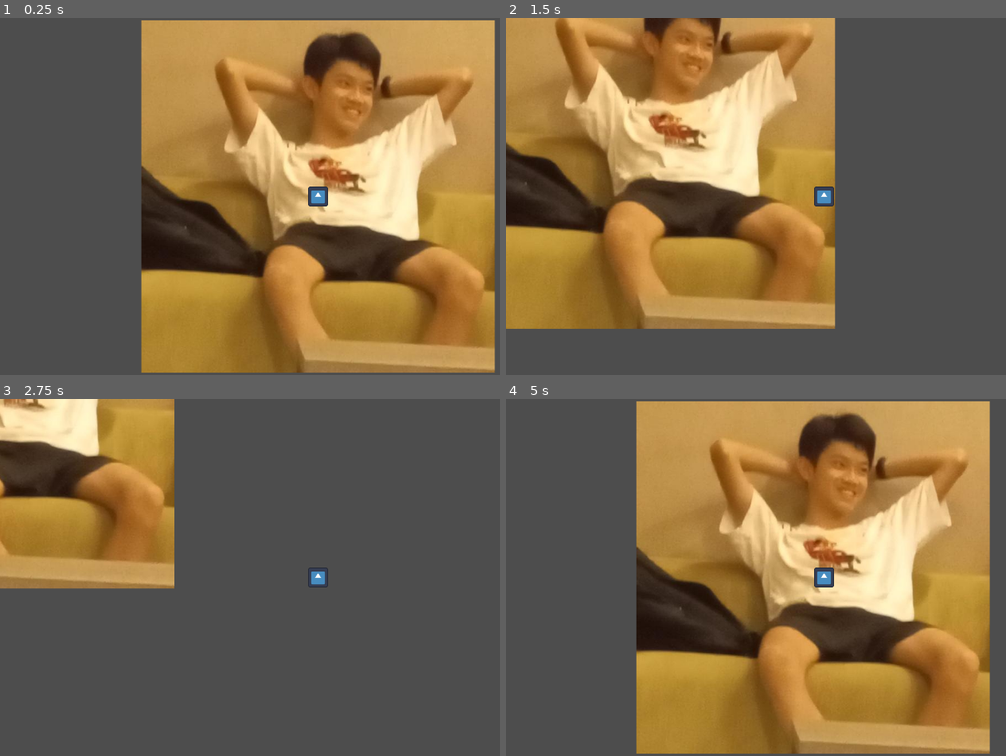
Above: before the commit, frames 1-4 (two rows, left to right).
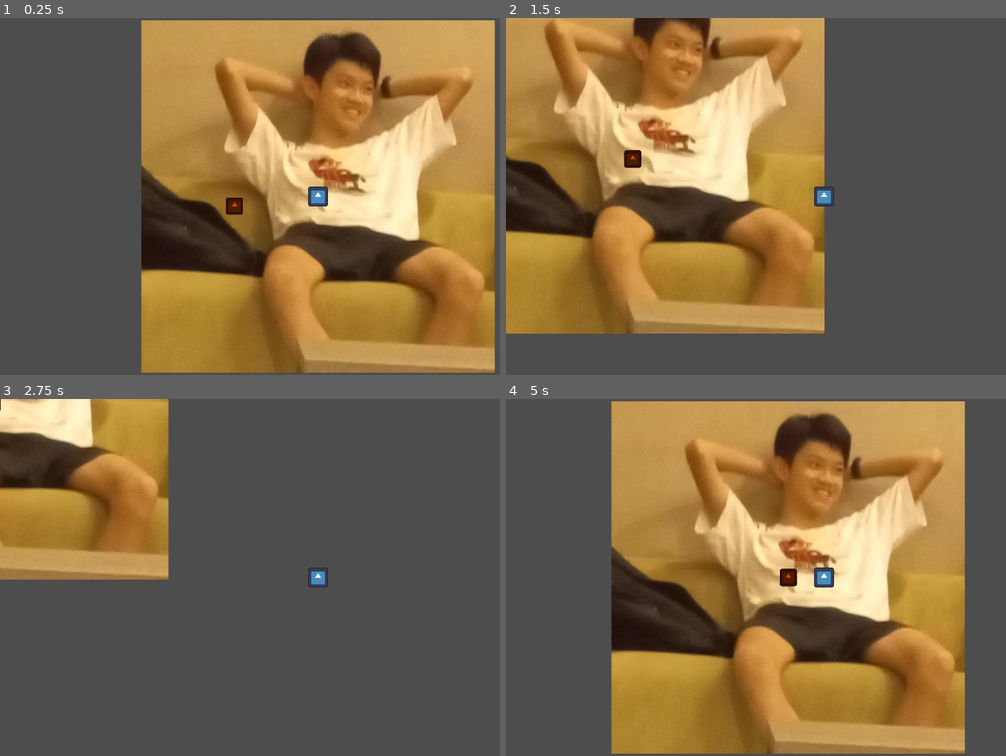
Above: after the commit, the same moments.

Repository: Darr3n2GG/guns
Game: Godot game, scene res://Worlds/movement_test.tscn
The game is run twice, just before and just after one commit, with the same random seed, the same clock (stepped at 60 frames per second) and the same inputs. The project has no main scene, so this scene is started directly. The engine's default icon, where the game draws it, is replaced by a stand-in: a white triangle on a blue panel in a dark square.
Inputs:
- Up to frame 1 (0.25 s): no input
- Up to frame 2 (1.5 s): hold D (move_right) 0.53-1.28 s; hold S (move_down) from 1.28 s (still down)
- Up to frame 3 (2.75 s): release S (move_down) at 2.03 s; hold D (move_right) from 2.03 s (still down)
- Up to frame 4 (5 s): release D (move_right) at 2.78 s; hold W (move_up) 2.78-3.53 s; hold A (move_left) from 3.53 s (still down)

The runs differ from the first frame. In frame 1, 0.2% of the frame differs, in the area x 45-49%, y 50-56%; in frame 2, 20%; in frame 3, 5.8%; in frame 4, 35%, in the area x 21-97%, y 0-100%.
Error after the commit: Invalid access to property or key 'global_position' on a base object of type 'null instance'. (res://Resources/Global.gd:6)

Commit message:
added enemy test and components
-added health,hitbox and hurtbox components
-added enemy test

Diff:
--- /dev/null
+++ b/Characters/Enemy/Enemy.gd
@@ -0,0 +1,6 @@
+extends Sprite2D
+
+@export var SPEED = 100
+
+func _physics_process(delta: float) -> void:
+	global_position = global_position.move_toward(Global.player_pos , delta * SPEED)
--- /dev/null
+++ b/Characters/Enemy/enemy.tscn
@@ -0,0 +1,20 @@
+[gd_scene load_steps=4 format=3 uid="uid://coh8mkkhugwh5"]
+
+[ext_resource type="Texture2D" uid="uid://borr41by1trmb" path="res://icon.svg" id="1_ip7t2"]
+[ext_resource type="Script" path="res://Characters/Enemy/Enemy.gd" id="2_skerx"]
+
+[sub_resource type="RectangleShape2D" id="RectangleShape2D_lb8fa"]
+size = Vector2(128, 129)
+
+[node name="Enemy" type="Sprite2D"]
+modulate = Color(1, 0.223529, 0, 1)
+position = Vector2(-176, 20)
+scale = Vector2(0.24363, 0.24363)
+texture = ExtResource("1_ip7t2")
+script = ExtResource("2_skerx")
+
+[node name="Area2D" type="Area2D" parent="."]
+
+[node name="CollisionShape2D" type="CollisionShape2D" parent="Area2D"]
+position = Vector2(0, -0.5)
+shape = SubResource("RectangleShape2D_lb8fa")
--- a/Characters/Player/Player.gd
+++ b/Characters/Player/Player.gd
@@ -1,10 +1,10 @@
 extends CharacterBody2D
 
 
-@export var SPEED = 400.0
-@export var FRICTION = 800.0
+@export var max_speed = 400.0
+@export var acceleration = 10000.0
+@export var friction = 800.0
 var projectile : PackedScene = preload("res://Characters/Player/Water Droplet/water_droplet.tscn")
-var shoot_direction_value : Vector2
 
 
 func get_input(left, right, up, down):
@@ -14,12 +14,13 @@
 func _physics_process(delta):
 	var input = get_input("move_left", "move_right", "move_up", "move_down")
 	if input == Vector2.ZERO:
-		if velocity.length() > FRICTION * delta:
-			velocity -= velocity.normalized() * FRICTION * delta
+		if velocity.length() > friction * delta:
+			velocity -= velocity.normalized() * friction * delta
 		else:
 			velocity = Vector2.ZERO
 	else:
-		velocity = input * SPEED
+		velocity += input * acceleration * delta
+		velocity = velocity.limit_length(max_speed)
 
 	var shoot_input = get_input("shoot_left", "shoot_right", "shoot_up", "shoot_down")
 	if $Timer.is_stopped() and shoot_input != Vector2.ZERO:
--- a/Characters/Player/Water Droplet/water_droplet.tscn
+++ b/Characters/Player/Water Droplet/water_droplet.tscn
@@ -1,7 +1,7 @@
 [gd_scene load_steps=4 format=3 uid="uid://bq64s2q1q0q3d"]
 
 [ext_resource type="Texture2D" uid="uid://b6fonu25c3the" path="res://Characters/Player/Water Droplet/water droplet.png" id="1_k8226"]
-[ext_resource type="Script" path="res://Worlds/WaterDroplet.gd" id="2_q1tli"]
+[ext_resource type="Script" path="res://Characters/Player/Water Droplet/WaterDroplet.gd" id="2_q1tli"]
 
 [sub_resource type="CircleShape2D" id="CircleShape2D_mjboh"]
 
--- /dev/null
+++ b/Resources/Attack.gd
@@ -0,0 +1,6 @@
+extends Node
+
+class_name Attack
+
+var Attack_Damage : float
+var Attack_Knockback : float
--- /dev/null
+++ b/Resources/Component/Health Component.gd
@@ -0,0 +1,29 @@
+extends Node
+class_name Health
+
+@export var MaxHealth: float = 10
+var health : float
+var can_damaged: bool = true
+
+func _ready():
+	Set_Health()
+
+func Set_Health():
+	health = MaxHealth
+
+func damage(attack : Attack, creature : Object) -> void:
+	var parent = get_parent()
+	if parent.get_groups() == ["enemy"]:
+		print("enemy spotted")
+
+	health -= attack.Attack_Damage
+
+	#if parent is player:
+		#parent.knockback += attack.knockback
+	#elif parent is Barrel or parent is BarrelE:
+		#parent.apply_central_impulse(attack.knockback * 100) #knockback func
+	#elif parent.get_groups() == ["enemy"]:
+		#parent.velocity += attack.knockback
+
+	if health <= 0:
+		get_parent().die()
--- /dev/null
+++ b/Resources/Component/HitboxComponent.gd
@@ -0,0 +1,8 @@
+extends Area2D
+class_name Hitbox
+
+@export var hc : Health
+
+func damage(attack : Attack, creature : Object) -> void:
+	if hc:
+		hc.damage(attack, creature)
--- /dev/null
+++ b/Resources/Component/Hurtbox_Component.gd
@@ -0,0 +1,45 @@
+extends Area2D
+class_name Hurtbox
+
+@export var damage : float = 1.0
+@export var knockback_x : float = 0.0
+@export var knockback_y : float = 0.0
+@export var hurtbox_cooldown : float = 1.0
+@export var oneshot : bool = false
+var hitbox : Hitbox
+
+func _ready() -> void:
+	$Hurtbox_Timer.wait_time = hurtbox_cooldown
+
+func _on_area_entered(area: Area2D) -> void:
+#	print("entered")
+	if area is Hitbox:
+		hitbox = area
+		damage_area()
+		if not oneshot:
+			$Hurtbox_Timer.start()
+#
+func damage_area() -> void:
+#		print("passed attack values")
+	var attack_instance = Attack.new()
+	attack_instance.Attack_Damage = damage
+
+	var knockback = Vector2(knockback_x, 0)
+	if get_parent().get_class() != "AnimatableBody2D":
+
+		attack_instance.knockback = knockback * Get_Direction()
+
+	hitbox.damage(attack_instance, get_parent())
+
+func _on_area_exited(_area: Area2D) -> void:
+	$Hurtbox_Timer.stop()
+
+func Get_Direction(): ##direction for vector or int
+	if get_parent().get("direction") == null:
+		return 1
+	else:
+		var direction = get_parent().direction
+		return direction
+
+func _on_hurtbox_timer_timeout() -> void:
+	damage_area()
--- /dev/null
+++ b/Resources/Component/Hurtbox_Component.tscn
@@ -0,0 +1,12 @@
+[gd_scene load_steps=2 format=3 uid="uid://c8f6t6wa8tuwh"]
+
+[ext_resource type="Script" path="res://Resources/Component/Hurtbox_Component.gd" id="1_u1hcr"]
+
+[node name="Hurtbox_Component" type="Area2D"]
+script = ExtResource("1_u1hcr")
+
+[node name="Hurtbox_Timer" type="Timer" parent="."]
+
+[connection signal="area_entered" from="." to="." method="_on_area_entered"]
+[connection signal="area_exited" from="." to="." method="_on_area_exited"]
+[connection signal="timeout" from="Hurtbox_Timer" to="." method="_on_hurtbox_timer_timeout"]
--- /dev/null
+++ b/Resources/Component/health_component.tscn
@@ -0,0 +1,6 @@
+[gd_scene load_steps=2 format=3 uid="uid://bpdrkkdpu1hoc"]
+
+[ext_resource type="Script" path="res://Resources/Component/Health Component.gd" id="1_fqlck"]
+
+[node name="HealthComponent" type="Node2D"]
+script = ExtResource("1_fqlck")
--- /dev/null
+++ b/Resources/Component/hitbox_component.tscn
@@ -0,0 +1,7 @@
+[gd_scene load_steps=2 format=3 uid="uid://dc560d02gq12i"]
+
+[ext_resource type="Script" path="res://Resources/Component/HitboxComponent.gd" id="1_bqjim"]
+
+[node name="HitboxComponent" type="Area2D"]
+collision_layer = 0
+script = ExtResource("1_bqjim")
--- /dev/null
+++ b/Resources/Global.gd
@@ -0,0 +1,6 @@
+extends Node
+
+var player_pos : Vector2
+
+func _process(_delta: float) -> void:
+	player_pos = get_parent().get_child(1).get_node("Player").global_position
--- a/Worlds/movement_test.tscn
+++ b/Worlds/movement_test.tscn
@@ -1,7 +1,8 @@
-[gd_scene load_steps=3 format=3 uid="uid://02l80yt2plg1"]
+[gd_scene load_steps=4 format=3 uid="uid://02l80yt2plg1"]
 
 [ext_resource type="Texture2D" uid="uid://0fbvanmwmn66" path="res://kenneth.jpg" id="1_cw5s4"]
 [ext_resource type="PackedScene" uid="uid://bime8252x4wu2" path="res://Characters/Player/player.tscn" id="2_otdv0"]
+[ext_resource type="PackedScene" uid="uid://coh8mkkhugwh5" path="res://Characters/Enemy/enemy.tscn" id="3_v2tjs"]
 
 [node name="Node2D" type="Node2D"]
 
@@ -9,3 +10,5 @@
 texture = ExtResource("1_cw5s4")
 
 [node name="Player" parent="." instance=ExtResource("2_otdv0")]
+
+[node name="Enemy" parent="." instance=ExtResource("3_v2tjs")]
--- a/project.godot
+++ b/project.godot
@@ -13,6 +13,10 @@
 config/name="guns"
 config/features=PackedStringArray("4.2", "Forward Plus")
 config/icon="res://icon.svg"
+
+[autoload]
+
+Global="*res://Resources/Global.gd"
 
 [input]
 
Renamed: Worlds/WaterDroplet.gd -> Characters/Player/Water Droplet/WaterDroplet.gd
